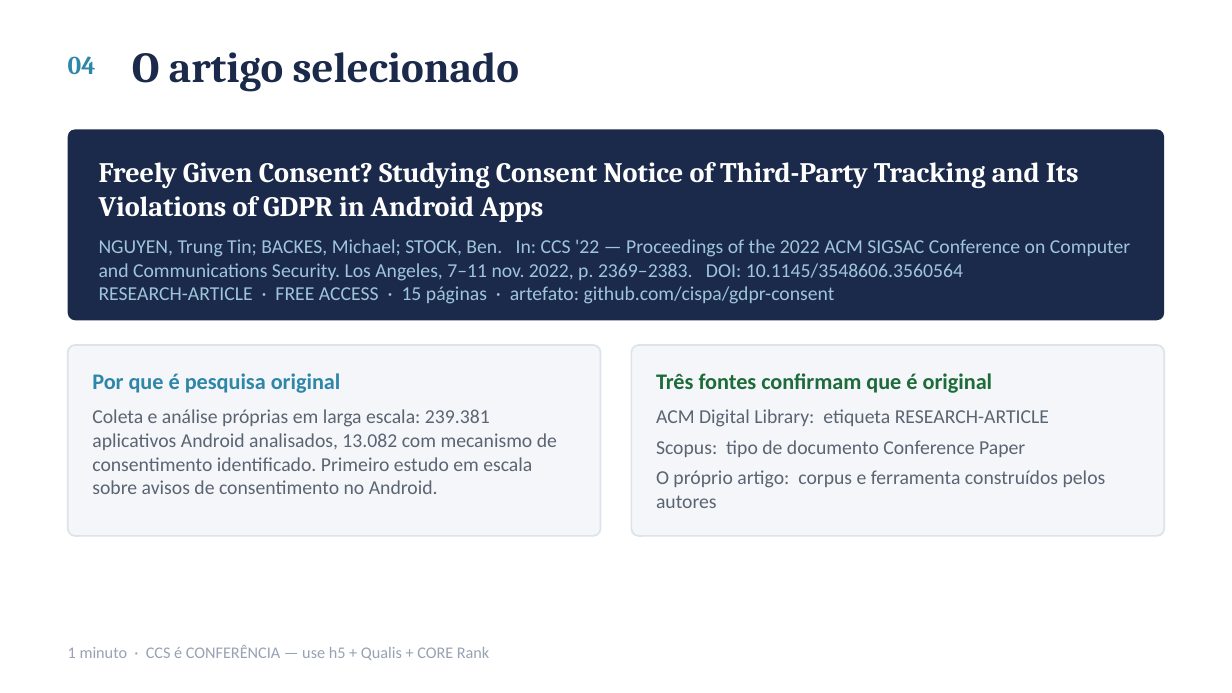
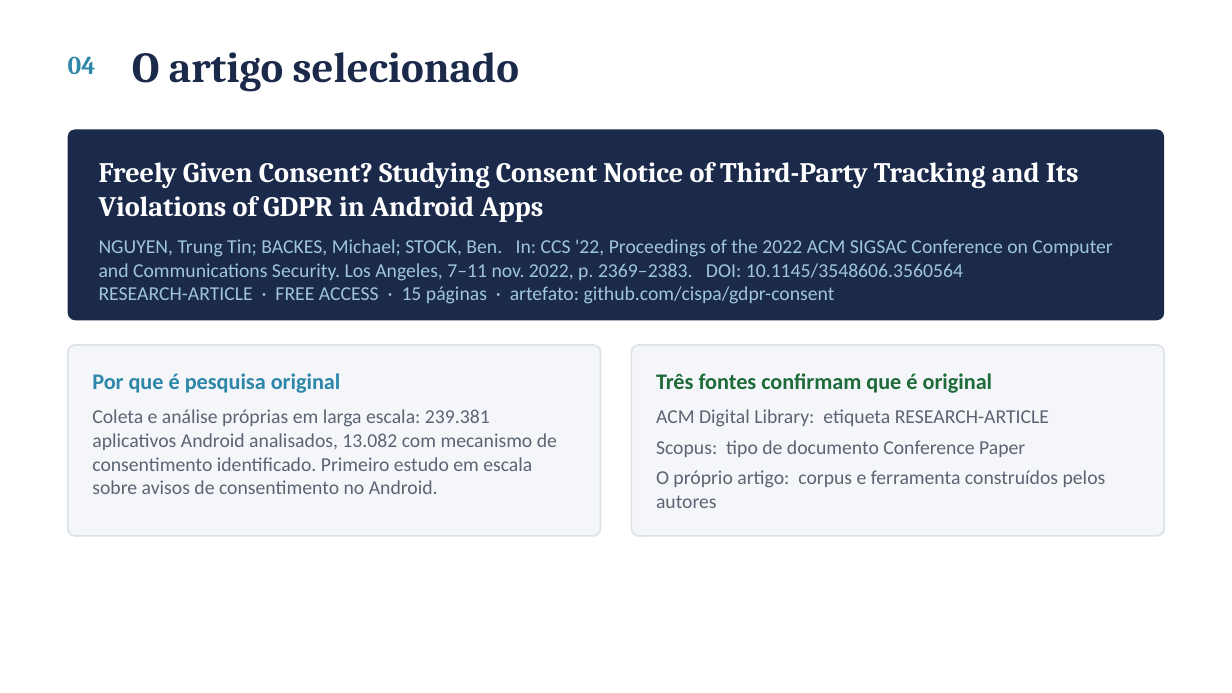
Before and after one commit to ClaudioAMF1/TCC, a slide deck: slide 5 of seminario/seminario-analise-de-artigo.pptx. Drawn at 1232x693 pixels with LibreOffice and Linux fonts; fonts in the diff are those of the drawing. Boxes give left, top, right and bottom in pixels: in the first picture for what was removed or moved away, otherwise in the second. Text is boxed around its words. In the diff, an @@ line names an element or a change of style, - is before the commit and + after.

```diff
--- a/seminario/seminario-analise-de-artigo.pptx
+++ b/seminario/seminario-analise-de-artigo.pptx
@@ text at box(99, 239, 1112, 281): text changed @@
-NGUYEN, Trung Tin; BACKES, Michael; STOCK, Ben. In: CCS '22 — Proceedings of the 2022 ACM SIGSAC Conference on Computer and Communications Security. Los Angeles, 7–11 nov. 2022, p. 2369–2383. DOI: 10.1145/3548606.3560564
+NGUYEN, Trung Tin; BACKES, Michael; STOCK, Ben. In: CCS '22, Proceedings of the 2022 ACM SIGSAC Conference on Computer and Communications Security. Los Angeles, 7–11 nov. 2022, p. 2369–2383. DOI: 10.1145/3548606.3560564
@@ text removed at box(68, 645, 489, 660) @@
-1 minuto · CCS é CONFERÊNCIA — use h5 + Qualis + CORE Rank
```
Also in this commit, not shown: 14 other slides changed, 3 other files.
